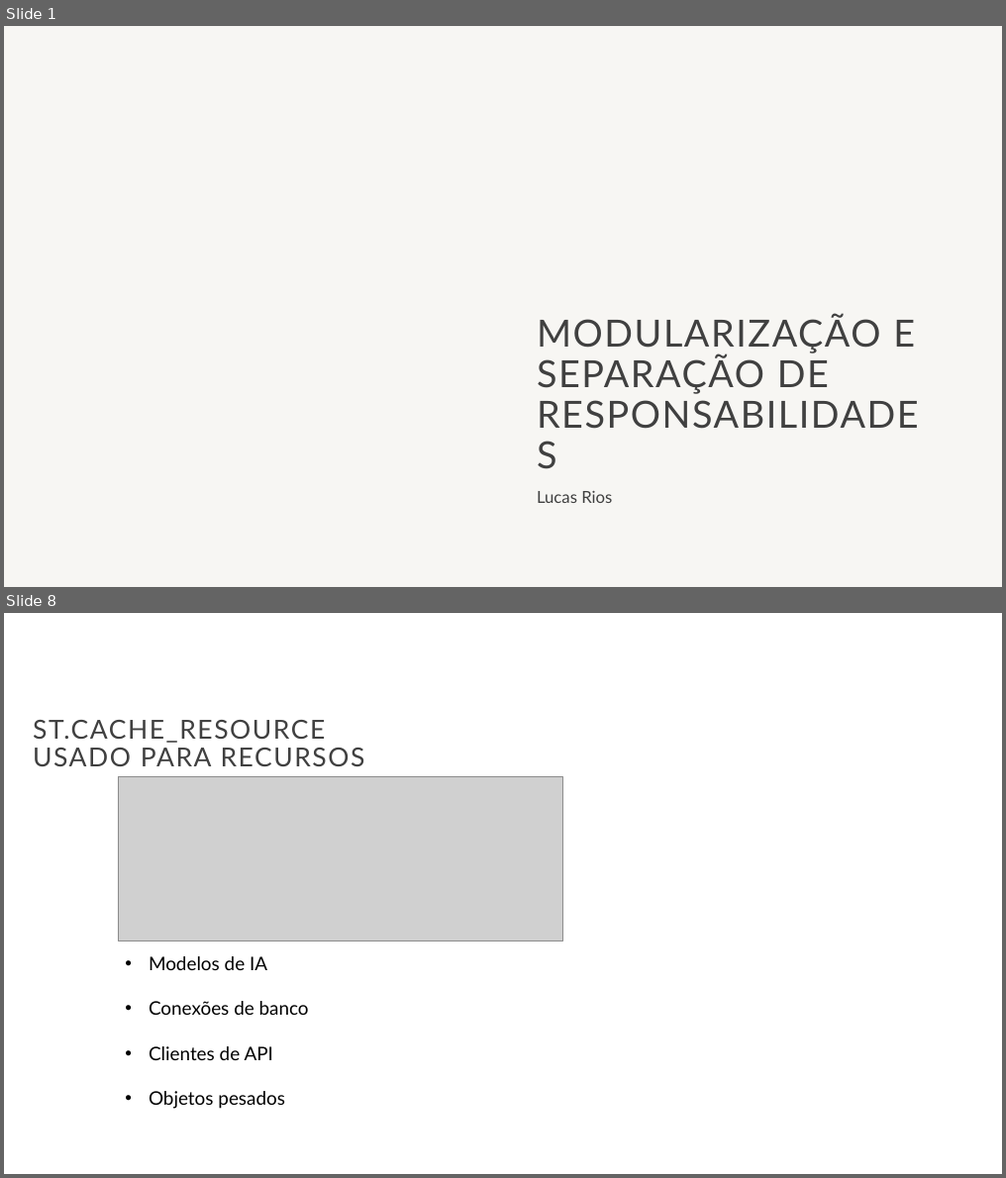
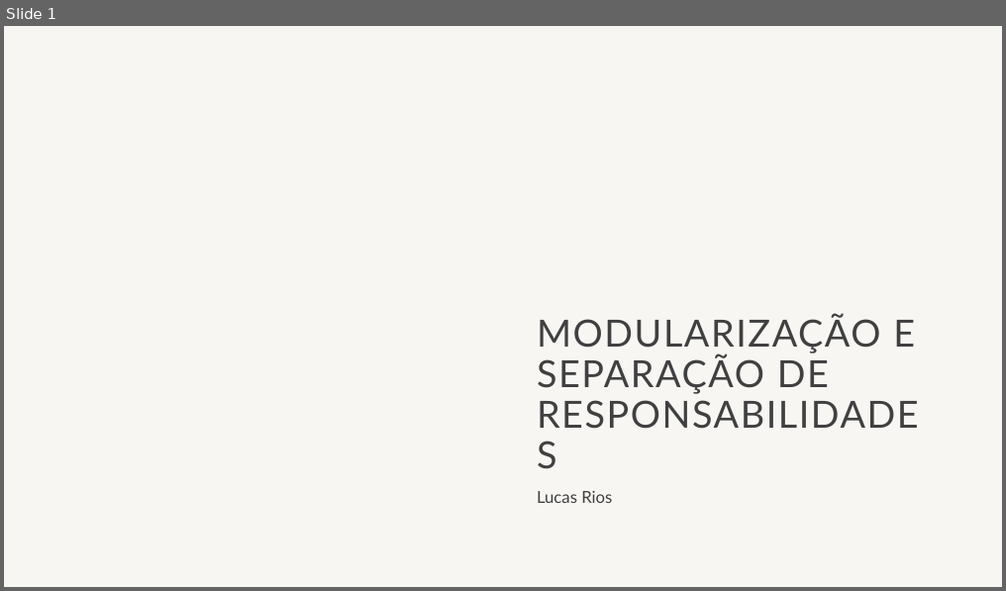
Before and after one commit to LucasRios/FIAP, a slide deck: Aula06/Aula6.pptx. Shown one above the other, each under a label of ours: slides 1 and 8 before the commit, slide 1 after it; the slides between them are not shown. The pictures are 1006x1178 and 1006x591 pixels, drawn with LibreOffice and Linux fonts; fonts in the diff are those of the drawing; grey boxes stand for pictures; background and template pictures are left out. Boxes give left, top, right and bottom in pixels: in the first picture for what was removed or moved away, otherwise in the second. Text is boxed around its words. In the diff, an @@ line names an element or a change of style, - is before the commit and + after.

```diff
--- a/Aula06/Aula6.pptx
+++ b/Aula06/Aula6.pptx
@@ slide 8 removed at [4,613,1002,1174], background #FFFFFF @@
@@ title removed at [33,720,365,766] @@
-ST.CACHE_RESOURCE
-USADO PARA RECURSOS
@@ picture removed at [118,777,562,942] @@
@@ text removed at [149,957,309,1109] @@
-• Modelos de IA
-• Conexões de banco
-• Clientes de API
-• Objetos pesados
```
Also in this commit, not shown: 23 slides added, 14 other slides removed.
